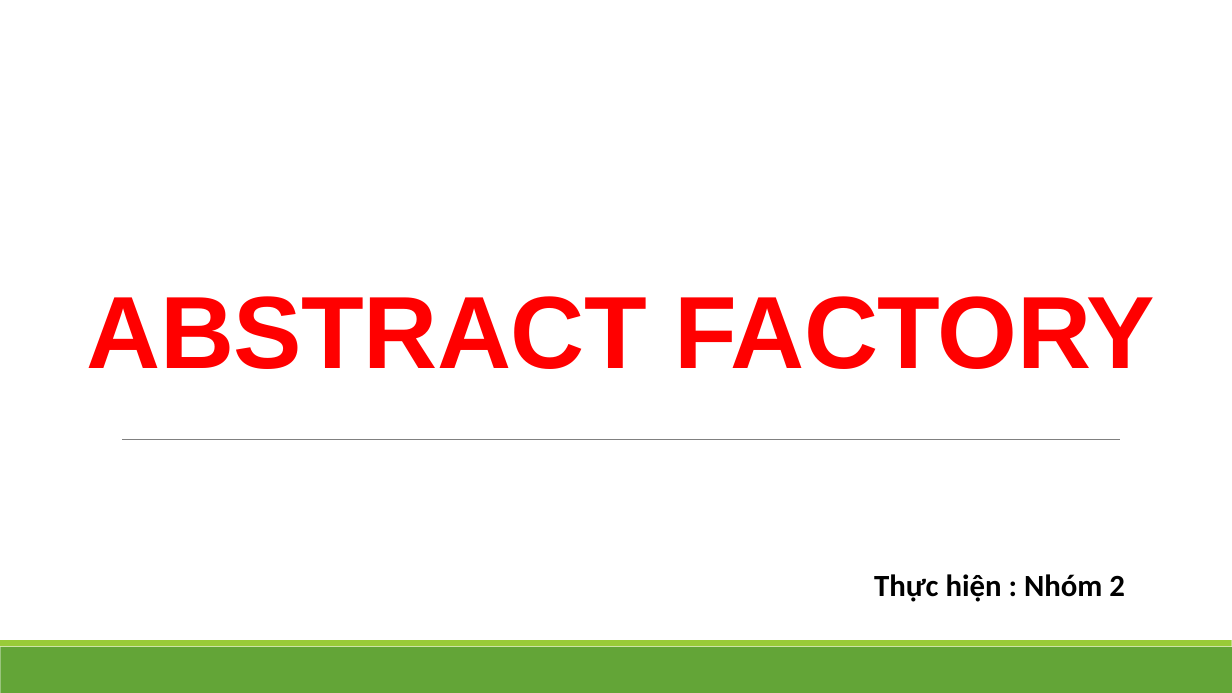
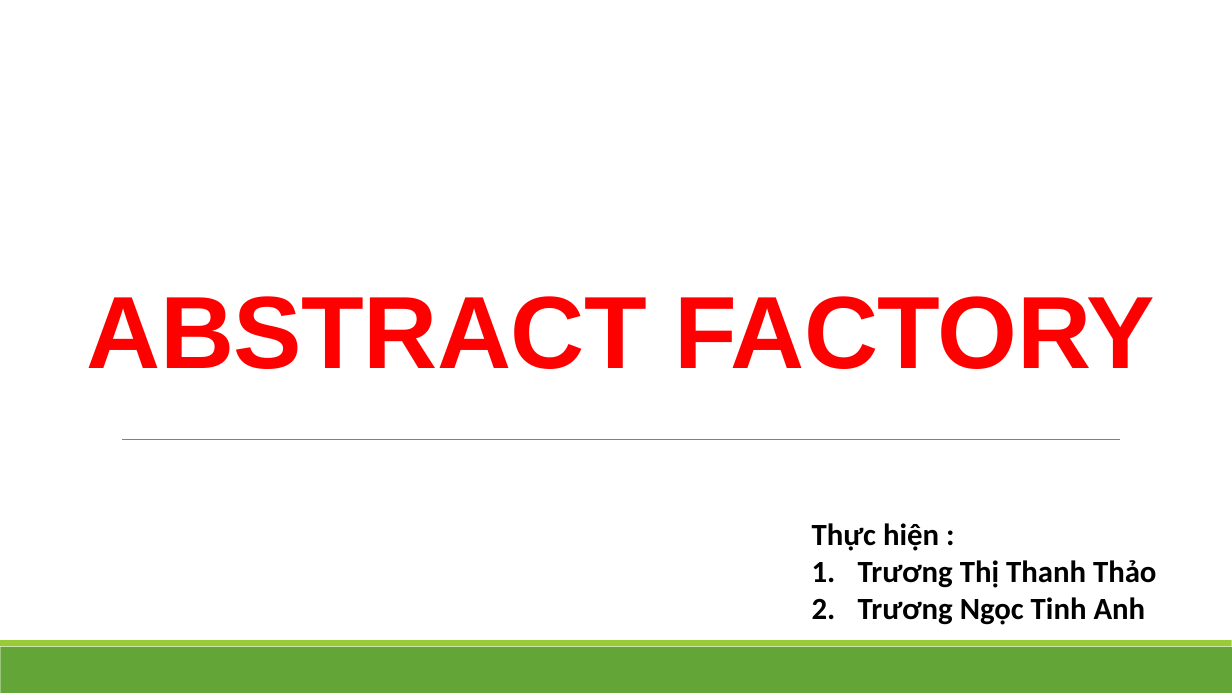
Before and after one commit to truongngoctinhanh/AdvancedJava, a slide deck: slide 1 of ABSTRACT FACTORY_ThanhThao_TinhAnh.pptx. Drawn at 1232x693 pixels with LibreOffice and Linux fonts; fonts in the diff are those of the drawing. Boxes give left, top, right and bottom in pixels: in the first picture for what was removed or moved away, otherwise in the second. Text is boxed around its words. In the diff, an @@ line names an element or a change of style, - is before the commit and + after.

```diff
--- a/ABSTRACT FACTORY_ThanhThao_TinhAnh.pptx
+++ b/ABSTRACT FACTORY_ThanhThao_TinhAnh.pptx
@@ text at [812, 523, 1157, 625]: text changed @@
-Thực hiện : Nhóm 2
+Thực hiện :
+1. Trương Thị Thanh Thảo
+2. Trương Ngọc Tinh Anh
```
Also in this commit, not shown: 15 other slides changed, 1 other file.
